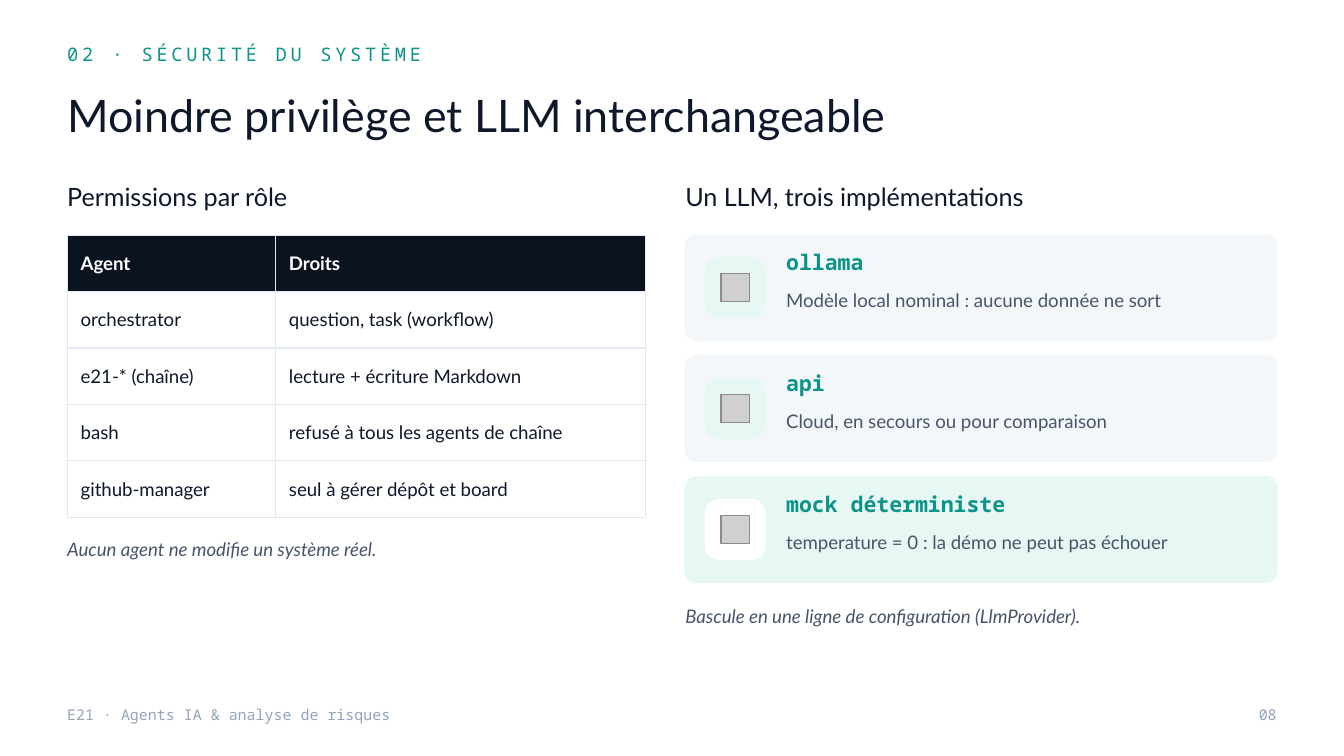
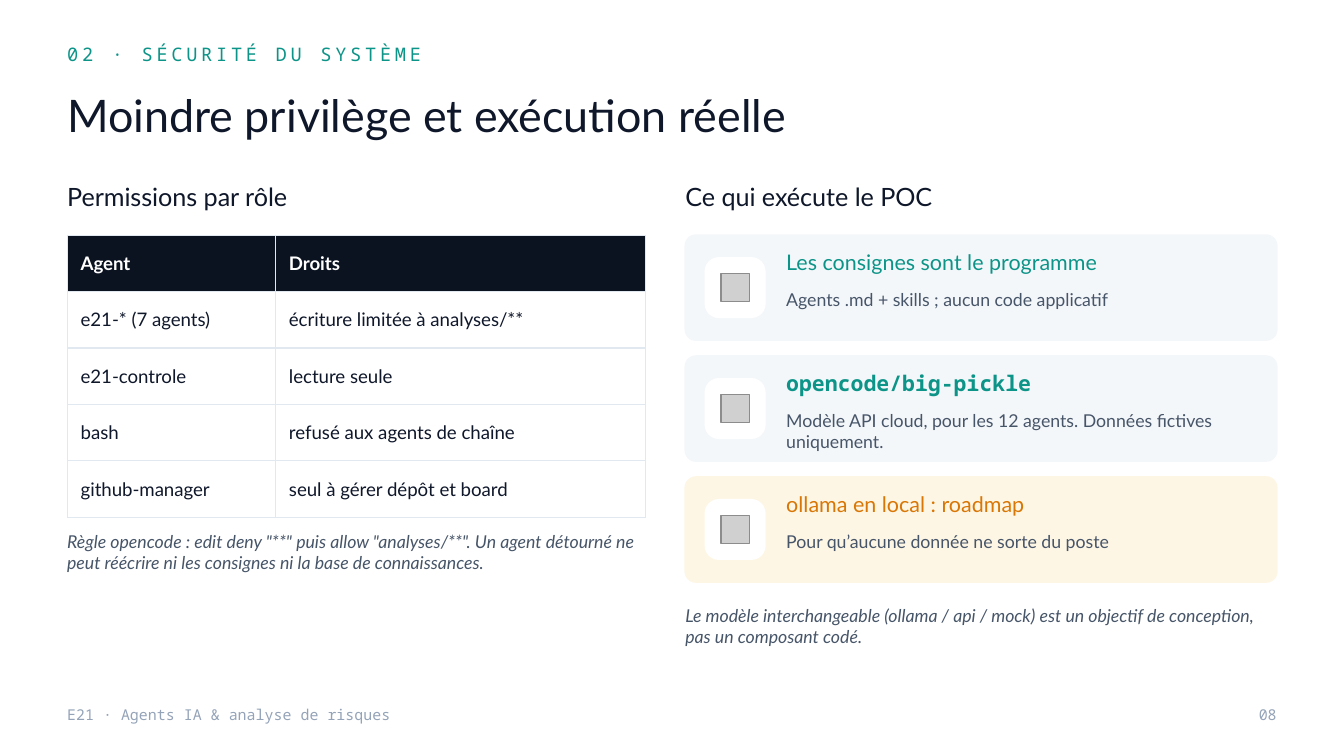
Before and after one commit to MelvinBzh/management_de_la_securite, a slide deck: slide 8 of soutenance/Soutenance_E21_Agents_IA.pptx. Drawn at 1344x756 pixels with LibreOffice and Linux fonts; fonts in the diff are those of the drawing; grey boxes stand for pictures. Boxes give left, top, right and bottom in pixels: in the first picture for what was removed or moved away, otherwise in the second. Text is boxed around its words. In the diff, an @@ line names an element or a change of style, - is before the commit and + after.

```diff
--- a/soutenance/Soutenance_E21_Agents_IA.pptx
+++ b/soutenance/Soutenance_E21_Agents_IA.pptx
@@ text at (67,99,786,141): text changed @@
-Moindre privilège et LLM interchangeable
+Moindre privilège et exécution réelle
@@ text at (685,187,932,211): text changed @@
-Un LLM, trois implémentations
+Ce qui exécute le POC
@@ table at (67,235,645,517) @@
-row 2, column 1: orchestrator
+row 2, column 1: e21-* (7 agents)
-row 2, column 2: question, task (workflow)
+row 2, column 2: écriture limitée à analyses/**
-row 3, column 1: e21-* (chaîne)
+row 3, column 1: e21-controle
-row 3, column 2: lecture + écriture Markdown
+row 3, column 2: lecture seule
-row 4, column 2: refusé à tous les agents de chaîne
+row 4, column 2: refusé aux agents de chaîne
@@ rounded rectangle at (706,258,765,317): fill #E6F7F4 to #FFFFFF; outline #E6F7F4 1 pt to #FFFFFF 1 pt @@
@@ text at (786,254,1097,274): text changed; font Noto Sans Mono to Lato; bold off @@
-ollama
+Les consignes sont le programme
@@ text at (786,293,1108,309): text changed; size 10 to 9.5 pt @@
-Modèle local nominal : aucune donnée ne sort
+Agents .md + skills ; aucun code applicatif
@@ rounded rectangle at (706,379,765,438): fill #E6F7F4 to #FFFFFF; outline #E6F7F4 1 pt to #FFFFFF 1 pt @@
@@ text at (786,374,1031,397): text changed @@
-api
+opencode/big-pickle
@@ text at (786,414,1212,451): text changed; size 10 to 9.5 pt @@
-Cloud, en secours ou pour comparaison
+Modèle API cloud, pour les 12 agents. Données fictives uniquement.
@@ rounded rectangle at (685,477,1277,582): fill #E6F7F4 to #FEF6E4; outline #E6F7F4 1 pt to #FEF6E4 1 pt @@
@@ text at (786,496,1025,516): text changed; font Noto Sans Mono to Lato; text colour #0D9488 to #D97706; bold off @@
-mock déterministe
+ollama en local : roadmap
@@ text at (67,534,634,572): text changed; size 10 to 9.5 pt @@
-Aucun agent ne modifie un système réel.
+Règle opencode : edit deny "**" puis allow "analyses/**". Un agent détourné ne peut réécrire ni les consignes ni la base de connaissances.
@@ text at (786,534,1109,551): text changed; size 10 to 9.5 pt @@
-temperature = 0 : la démo ne peut pas échouer
+Pour qu’aucune donnée ne sorte du poste
@@ text at (685,608,1254,646): text changed; size 10 to 9.5 pt @@
-Bascule en une ligne de configuration (LlmProvider).
+Le modèle interchangeable (ollama / api / mock) est un objectif de conception, pas un composant codé.
```
Also in this commit, not shown: 20 other slides changed, 1 slide added, 1 slide removed.
